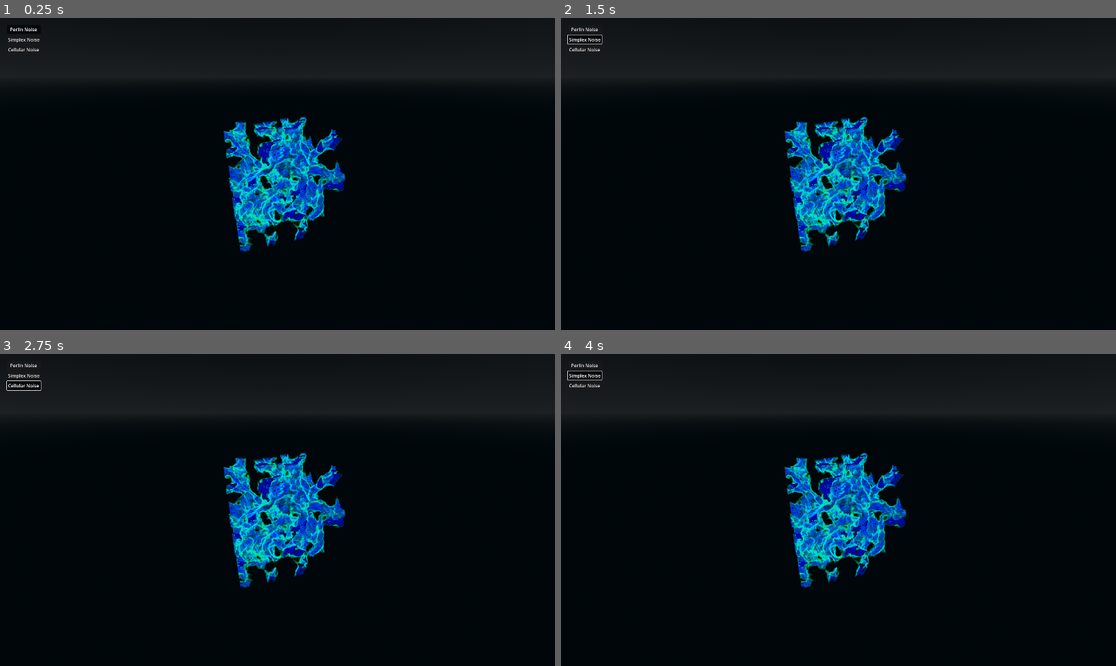
Above: before the commit, frames 1-4 (two rows, left to right).
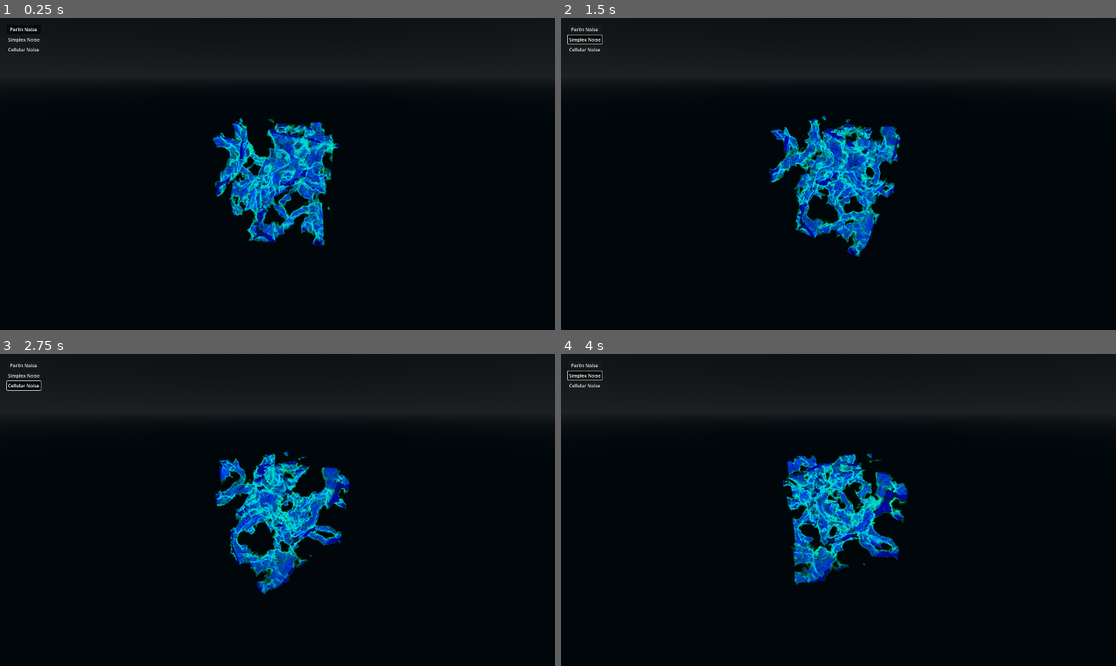
Above: after the commit, the same moments.

Repository: 1hue/GodotTexture3DVisualizer
Game: Godot game, scene res://demo/main.tscn
The game is run twice, just before and just after one commit, with the same random seed, the same clock (stepped at 60 frames per second) and the same inputs.
Inputs:
- Up to frame 1 (0.25 s): no input
- Up to frame 2 (1.5 s): click "Perlin Noise" at 0.5 s; click "Simplex Noise" at 1.25 s
- Up to frame 3 (2.75 s): click "Cellular Noise" at 2 s
- Up to frame 4 (4 s): click "Perlin Noise" at 2.75 s; click "Simplex Noise" at 3.5 s

The runs differ from the first frame. In frame 1, 6.6% of the frame differs, in the area x 38-63%, y 31-76%; in frame 2, 6.8%; in frame 3, 6.9%, in the area x 38-64%, y 31-78%; in frame 4, 6.6%.

Commit message:
Restore cam rotation

Diff:
--- a/demo/main.gd
+++ b/demo/main.gd
@@ -39,7 +39,7 @@
 
 	pitch = lerp(pitch, target_pitch, clamp(12.0 * delta, 0.0, 1.0))
 
-	#camera_pivot.rotation = Vector3(pitch, yaw, 0.0)
+	camera_pivot.rotation = Vector3(pitch, yaw, 0.0)
 
 
 func _unhandled_input(event):
